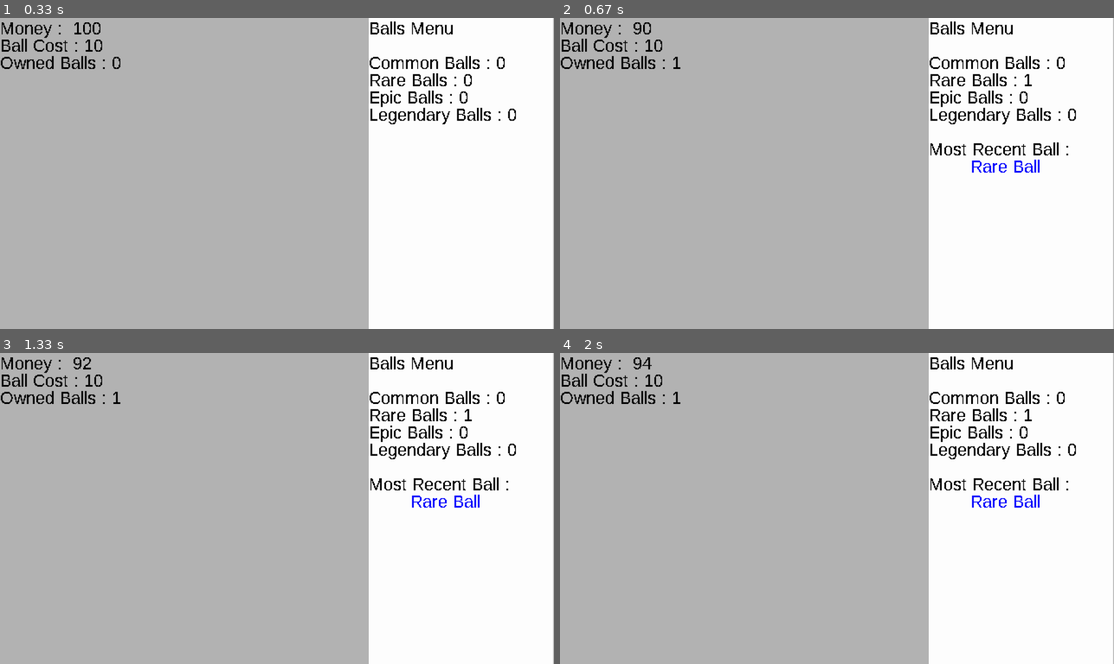
Above: before the commit, frames 1-4 (two rows, left to right).
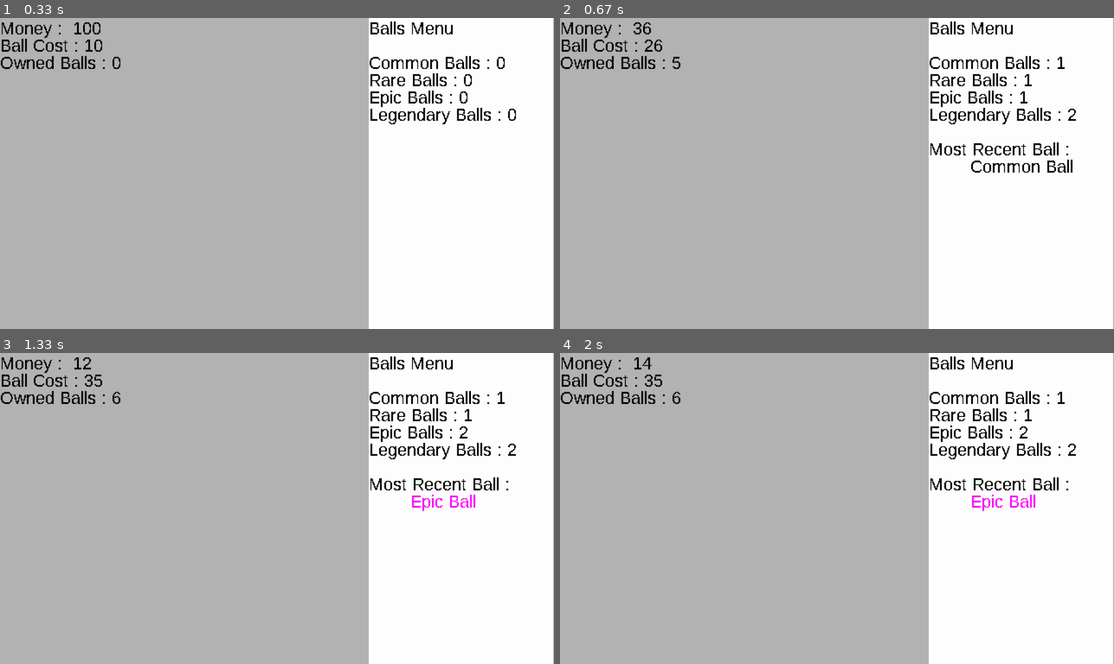
Above: after the commit, the same moments.

Repository: LZX1000/College-I
Game: pygame game, started from Incremental_Incremental.py
Same seed, same stepped clock (60 frames per second), same inputs: the game is played once before the commit and once after it.
Inputs (mouse positions are in pixels of both pictures, inside the frame that each line leads up to):
- Up to frame 1 (0.33 s): no input
- Up to frame 2 (0.67 s): hold Enter from 0.33 s (still down)
- Up to frame 3 (1.33 s): release Enter at 0.8 s; click (282, 530) at 0.88 s; click (105, 461) at 1.22 s
- Up to frame 4 (2 s): click (1041, 617) at 1.55 s; click (848, 402) at 1.88 s

Frame 1 is identical in both runs. In frame 2, 0.6% of the frame differs, in the area x 13-94%, y 1-50%; in frame 3, 0.6%; in frame 4, 0.6%.

Commit message:
Add enter override

Diff:
--- a/Incremental_Incremental.py
+++ b/Incremental_Incremental.py
@@ -9,15 +9,19 @@
             rarity = random.randint(1, 100)
             if rarity <= 50:
                 self.rarity = "Common"
+                self.color = (0, 0, 0)
                 self.money_value = 1
             elif rarity <= 80:
                 self.rarity = "Rare"
+                self.color = (0, 0, 255)
                 self.money_value = 5
             elif rarity <= 95:
                 self.rarity = "Epic"
+                self.color = (255, 0, 255)
                 self.money_value = 25
             else:
                 self.rarity = "Legendary"
+                self.color = (255, 0, 0)
                 self.money_value = 100
 
             self.time = time.monotonic()
@@ -49,6 +53,7 @@
 
     running = True
     new = True # Change when adding saving
+    enter_press_override = False
     max_fps = 60
     dt = 0
 
@@ -80,14 +85,23 @@
             running = False
 
         if keys[pygame.K_RETURN]:
-            if not enter_pressed:
+            if not enter_pressed or enter_press_override:
                 enter_pressed = True
+                enter_timer = time.monotonic()
                 if player_money >= new_ball_cost:
                     player_money -= new_ball_cost
                     new_ball_cost = (len(balls) ** 2) + 10
                     unresolved_balls.append(0)
+            else:
+                if time.monotonic() - enter_timer >= 0.25:
+                    enter_pressed = False
+                    enter_press_override = True
         else:
             enter_pressed = False
+            enter_press_override = False
+
+        if keys[pygame.K_LCTRL] and keys[pygame.K_q]:
+            player_money += 100000
 
         if len(unresolved_balls) > 0:
             for _ in unresolved_balls:
@@ -119,17 +133,8 @@
         epic_ball_count_text_surface = font.render(f"Epic Balls : {epic_ball_count}", False, (0, 0, 0))
         legendary_ball_count_text_surface = font.render(f"Legendary Balls : {legendary_ball_count}", False, (0, 0, 0))
         if len(balls) > 0:
-            if balls[-1].rarity == "Common":
-                most_recent_ball_rarity_color = (0, 0, 0)
-            elif balls[-1].rarity == "Rare":
-                most_recent_ball_rarity_color = (0, 0, 255)
-            elif balls[-1].rarity == "Epic":
-                most_recent_ball_rarity_color = (255, 0, 255)
-            else:
-                most_recent_ball_rarity_color = (255, 255, 0)
-
             most_recent_ball_text_surface1 = font.render(f"Most Recent Ball :", False, (0, 0, 0))
-            most_recent_ball_text_surface2 = font.render(f"        {balls[-1].rarity} Ball", False, most_recent_ball_rarity_color)
+            most_recent_ball_text_surface2 = font.render(f"        {balls[-1].rarity} Ball", False, (balls[-1].color))
         # # Blit to Balls Menu
         balls_menu_surface.fill((255, 255, 255)) # Sub-background
         balls_menu_surface.blit(common_ball_count_text_surface, (0, 40))
